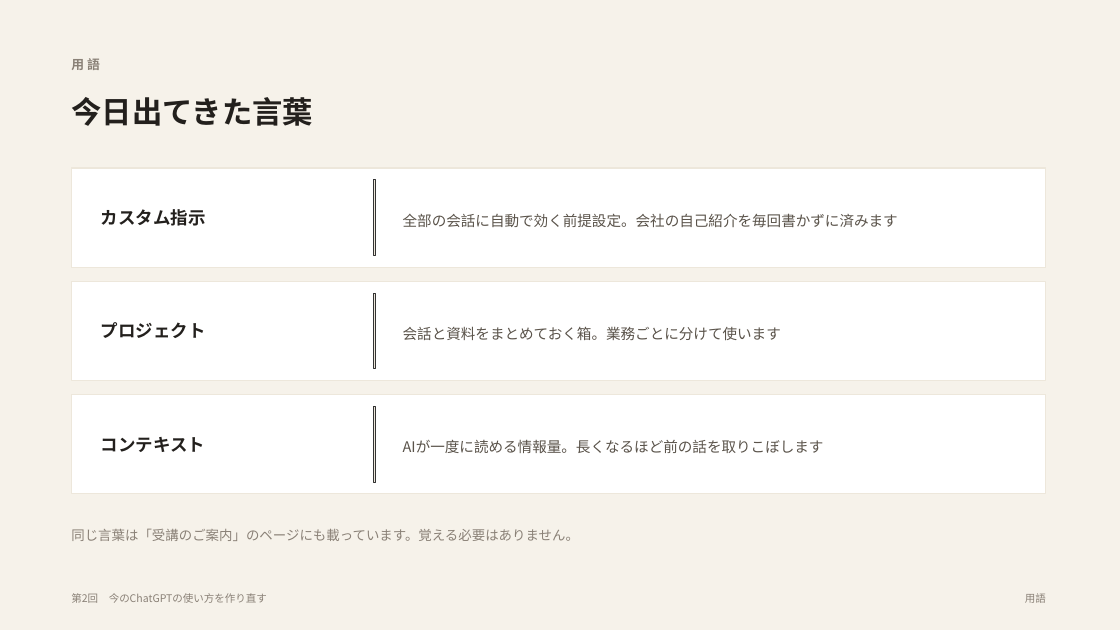
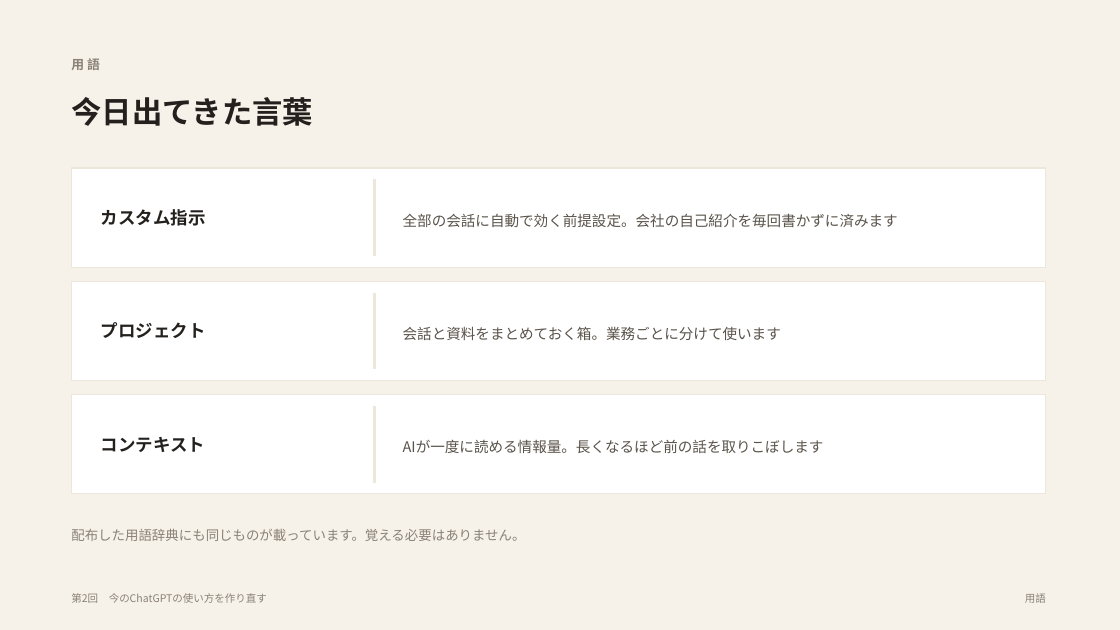
Before and after one commit to yusuke-aoki-bit/founders-ai-program, a slide deck: slide 18 of slides/pptx/第02回_今のChatGPTの使い方を作り直す.pptx (slide 10 before the commit). Drawn at 1120x630 pixels with LibreOffice and Linux fonts; fonts in the diff are those of the drawing. Boxes give left, top, right and bottom in pixels: in the first picture for what was removed or moved away, otherwise in the second. Text is boxed around its words. In the diff, an @@ line names an element or a change of style, - is before the commit and + after.

```diff
--- a/slides/pptx/第02回_今のChatGPTの使い方を作り直す.pptx
+++ b/slides/pptx/第02回_今のChatGPTの使い方を作り直す.pptx
@@ outline #333333 1 pt to #EDE7DB 1 pt in 3 elements at (x1=374, y1=180, x2=376, y2=255), (x1=374, y1=293, x2=376, y2=369), (x1=374, y1=407, x2=376, y2=482) @@
@@ text at (x1=71, y1=529, x2=525, y2=541): text changed @@
-同じ言葉は「受講のご案内」のページにも載っています。覚える必要はありません。
+配布した用語辞典にも同じものが載っています。覚える必要はありません。
```
Also in this commit, not shown: 9 other slides changed, 9 slides added, 4 slides removed, 17 other files.
